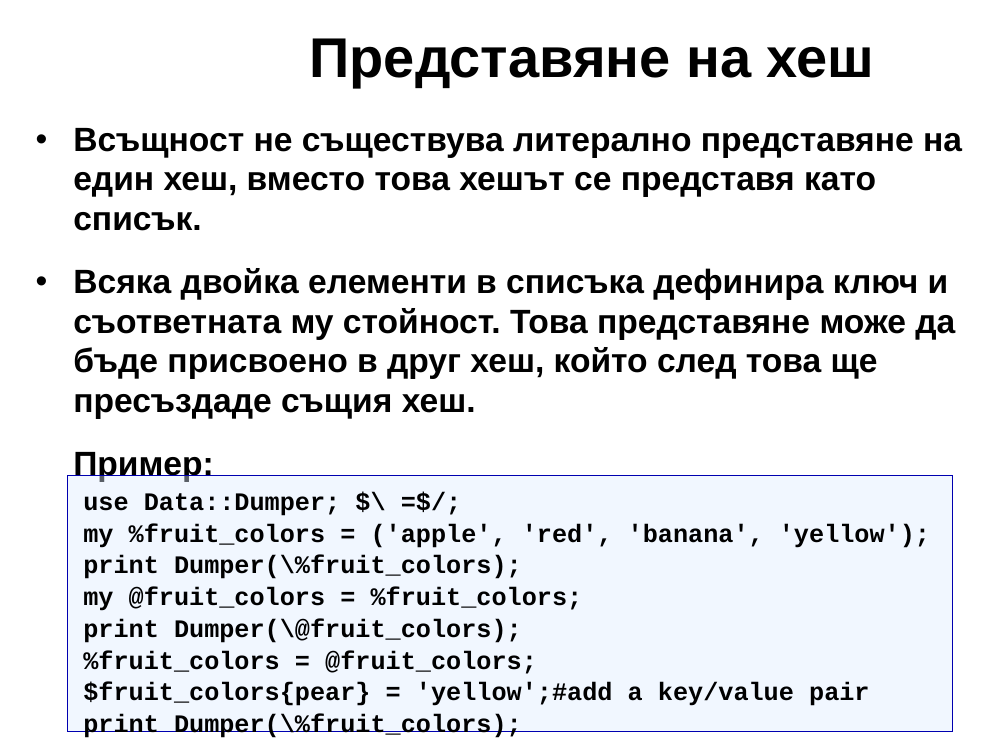
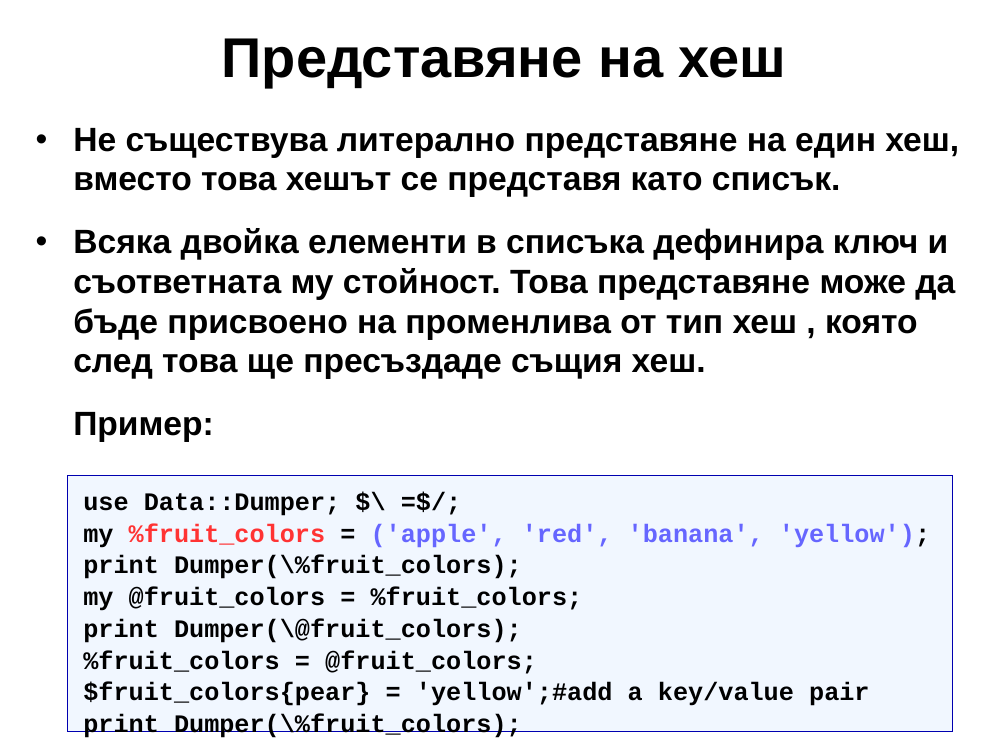
Before and after one commit to kberov/PerlProgrammingCourse, a slide deck: slide 5 of 04_hashes_bg.odp. Drawn at 1008x756 pixels with LibreOffice and Linux fonts; fonts in the diff are those of the drawing; background and template pictures are left out. Boxes give left, top, right and bottom in pixels: in the first picture for what was removed or moved away, otherwise in the second. Text is boxed around its words. In the diff, an @@ line names an element or a change of style, - is before the commit and + after.

```diff
--- a/04_hashes_bg.odp
+++ b/04_hashes_bg.odp
@@ title "Представяне на хеш" moved from (x1=310, y1=38, x2=875, y2=87) to (x1=222, y1=38, x2=787, y2=87) @@
@@ title "Представяне на хеш" at (x1=222, y1=38, x2=787, y2=87): alignment left to centre @@
@@ text at (x1=73, y1=128, x2=959, y2=379): text changed @@
-• Всъщност не съществува литерално представяне на един хеш, вместо това хешът се представя като списък.
-• Всяка двойка елементи в списъка дефинира ключ и съответната му стойност. Това представяне може да бъде присвоено в друг хеш, който след това ще пресъздаде същия хеш.
+• Не съществува литерално представяне на един хеш, вместо това хешът се представя като списък.
+• Всяка двойка елементи в списъка дефинира ключ и съответната му стойност. Това представяне може да бъде присвоено на променлива от тип хеш , която след това ще пресъздаде същия хеш.
@@ text in rectangle at (x1=83, y1=523, x2=930, y2=548): text colour #000000 to #FF3333 in "%fruit_colors"; text colour #000000 to #6666FF in "('apple', 'red', 'banana', 'yellow');" @@
```
Also in this commit, not shown: 11 other slides changed, 3 other files.
